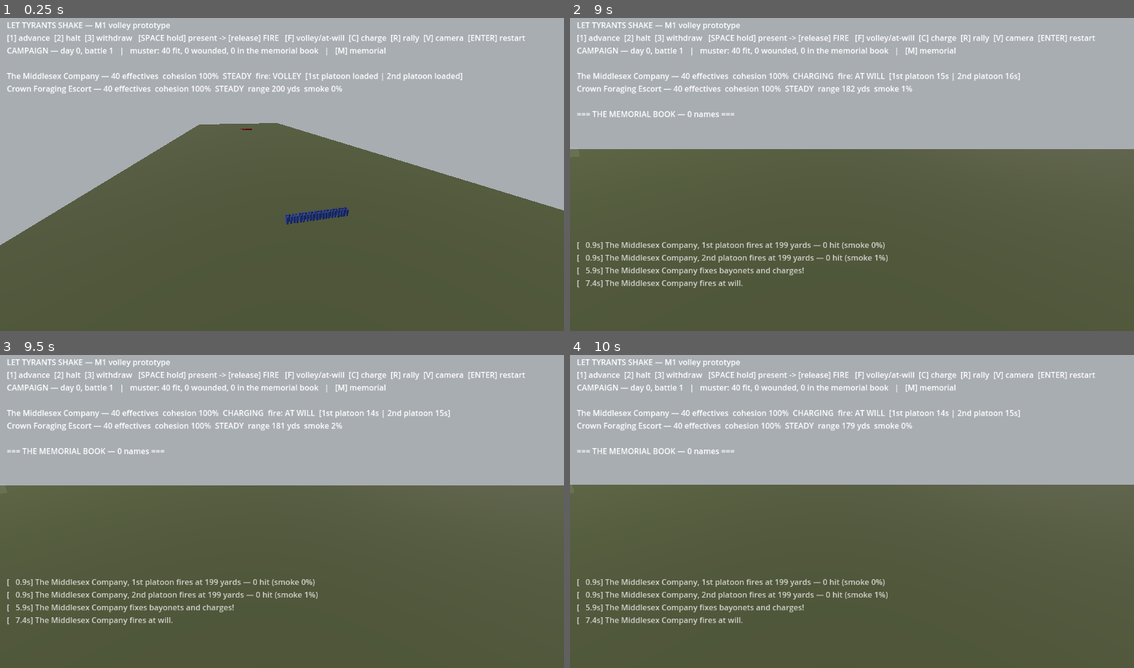
Above: before the commit, frames 1-4 (two rows, left to right).
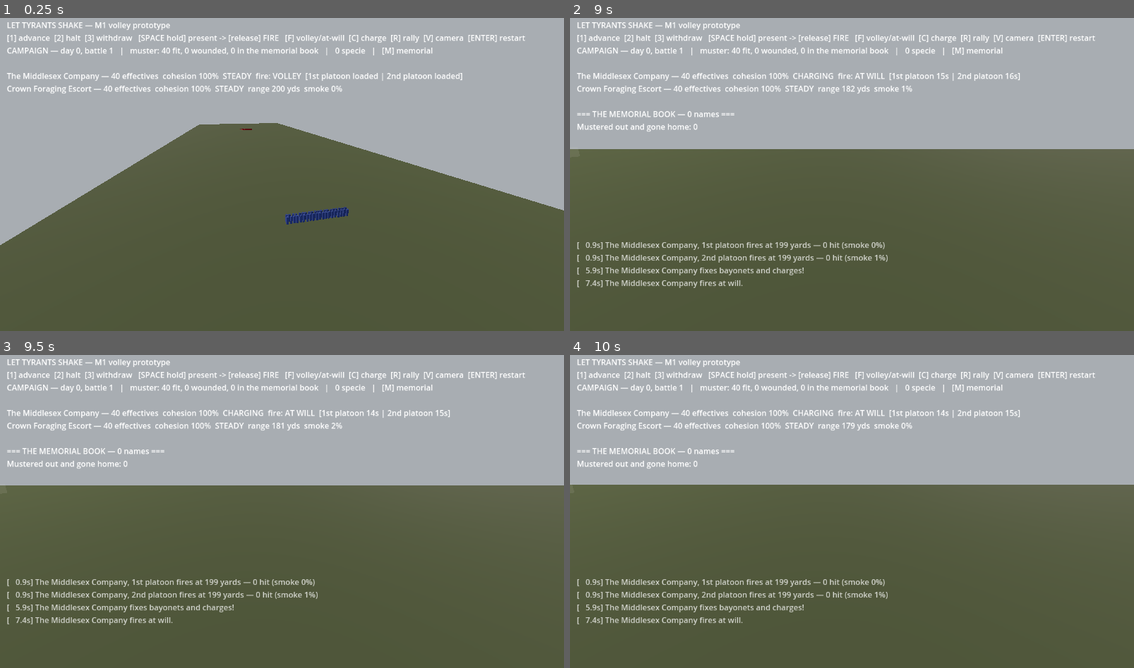
Above: after the commit, the same moments.

Repository: brassica-research/AmGameDev
Game: Godot game, scene res://scenes/main.tscn
Same seed, same stepped clock (60 frames per second), same inputs: the game is played once before the commit and once after it.
Inputs:
- Up to frame 1 (0.25 s): no input
- Up to frame 2 (9 s): tap Enter at 0.5, 0.8, 1.35, 2.3, 2.85, 3.8, 5, 5.3, 6.8, 8.3 s; tap B at 0.6, 1.55, 2.1, 3.05, 4.55, 6.05, 7.55 s; tap Space at 0.77, 1.52, 2.75, 3.02, 3.77, 4.52, 6.02, 6.77, 7.52 s; tap 1 at 3.6 s; tap 2 at 4.35 s; tap 3 at 5.1 s; tap C at 5.85 s; tap R at 6.6 s; tap F at 7.35 s; tap V at 8.1 s; tap M at 8.85 s
- Up to frame 3 (9.5 s): tap Space at 9.02 s; tap B at 9.05 s
- Up to frame 4 (10 s): tap B at 9.6 s; tap Space at 9.77 s; tap Enter at 9.8 s

The runs differ from the first frame. In frame 1, 0.2% of the frame differs, in the area x 59-77%, y 9-12%; in frame 2, 0.4%, in the area x 1-77%, y 9-37%; in frame 3, 0.4%; in frame 4, 0.4%.

Commit message:
Enlistment expiry: terms, the fortnight warning, and the march-or-bounty choice
The December 1776 crisis as a system (docs/02), scaled to the campaign loop:

- Every soldier signs for 60-120 days (term_ends_day on the record);
  re-enlistment writes a fresh 90-day term
- At camp, expiring men decide by the fire: stay_chance is a pure,
  testable curve - base 35%, veterancy and battles raise it, a bounty
  raises it further, capped at 90% (no man is a certainty)
- The pay chest: battles earn specie (25 victory / 5 defeat); at the
  after-action screen ENTER marches without bounties while B offers
  re-enlistment bounties at 8 specie per man who takes one and stays -
  films always open the chest so the mechanic is on camera
- The departed enter a mustered-out ledger (honorable - going home is
  not dying); wounded men whose terms lapse are sent home to heal
- HUD: specie in the campaign header, a warning when terms expire
  within a fortnight, camp banner reports re-enlistments/departures,
  memorial view shows the mustered-out count
- Tests: decision-curve monotonicity, full-company expiry with and
  without the chest, bounty accounting, ledger separation from the
  memorial, term renewal; round-trip test now covers mustered_out
  canonicalization; campaign conservation includes the ledger
- README: hardware prerequisites table (Vulkan-era GPU or the GL
  compatibility fallback, 4 GB RAM, any 64-bit OS of the last decade),
  B-key control, and the enlistment-expiry campaign rules

Co-Authored-By: Claude Fable 5 <noreply@anthropic.com>
Claude-Session: https://claude.ai/code/session_011s6bQt1Uq6U6CpxEsZ7XW3

Diff:
--- a/game/src/campaign/roster.gd
+++ b/game/src/campaign/roster.gd
@@ -31,6 +31,17 @@
 
 const TRAIT_CHANCE := 0.22
 const DIE_OF_WOUNDS_CHANCE := 0.12
+
+## Enlistment terms (docs/02 "Enlistments expire" — the December 1776
+## crisis as a system). Men sign for 60–120 days; at camp, expiring men
+## decide by the fire. Veterancy breeds attachment; hard money talks.
+const TERM_MIN_DAYS := 60
+const TERM_MAX_DAYS := 120
+const REENLIST_TERM_DAYS := 90
+const BASE_STAY_CHANCE := 0.35
+const STAY_PER_DRILL := 0.10
+const STAY_PER_BATTLE := 0.05   # up to four battles' worth
+const BOUNTY_STAY_BONUS := 0.30
 ## Battles survived -> earned drill (docs/02: Green -> Drilled ->
 ## Veteran -> Old Guard track, mapped onto Formation.Drill).
 const VETERANCY_TIERS := [
@@ -44,6 +55,7 @@
 var founded_seed := 0
 var soldiers: Array[SimSoldier] = []
 var memorial: Array[Dictionary] = []   # the book of the dead — never shrinks
+var mustered_out: Array[Dictionary] = []  # honorably home: terms served out
 var _next_id := 0
 
 
@@ -67,6 +79,7 @@
 	s.home_town = TOWNS[rng.randi() % TOWNS.size()]
 	s.age = 16 + int(pow(rng.randf(), 1.5) * 29.0)  # young army, some greybeards
 	s.enlisted = "campaign day %d" % day
+	s.term_ends_day = day + rng.randi_range(TERM_MIN_DAYS, TERM_MAX_DAYS)
 	if rng.randf() < TRAIT_CHANCE:
 		s.traits.append(TRAITS[rng.randi() % TRAITS.size()])
 	return s
@@ -161,6 +174,52 @@
 	return recruit(need, rng)
 
 
+## The decision curve, pure and diceless: how likely a man whose term
+## is up chooses the colors over home. Testable without RNG.
+static func stay_chance(s: SimSoldier, bounty_offered: bool) -> float:
+	var c := BASE_STAY_CHANCE \
+		+ STAY_PER_DRILL * float(s.drill_level) \
+		+ STAY_PER_BATTLE * float(mini(s.battles, 4))
+	if bounty_offered:
+		c += BOUNTY_STAY_BONUS
+	return clampf(c, 0.05, 0.9)
+
+
+func expiring_by(day_limit: int) -> Array[SimSoldier]:
+	var out: Array[SimSoldier] = []
+	for s in soldiers:
+		if s.term_ends_day >= 0 and s.term_ends_day <= day_limit:
+			out.append(s)
+	return out
+
+
+## Terms come due at camp. Each expiring man decides by the fire; a
+## re-enlistment bounty is offered while `bounty_slots` (what the pay
+## chest can cover) last, and is only PAID for men who take it and
+## stay. Those who go walk into the mustered-out ledger — honorably.
+func process_expirations(rng: RandomNumberGenerator, bounty_slots: int) -> Dictionary:
+	var stayed: Array[String] = []
+	var departed: Array[String] = []
+	var bounties_paid := 0
+	for s in expiring_by(day):
+		var offer := bounty_slots > 0
+		if rng.randf() < stay_chance(s, offer):
+			s.term_ends_day = day + REENLIST_TERM_DAYS
+			stayed.append(s.display_name())
+			if offer:
+				bounty_slots -= 1
+				bounties_paid += 1
+		else:
+			var d := s.to_dict()
+			d["fate"] = ("sent home to heal — term expired, campaign day %d" % day) \
+				if s.status == SimSoldier.Status.WOUNDED \
+				else ("term expired — went home, campaign day %d" % day)
+			mustered_out.append(d)
+			soldiers.erase(s)
+			departed.append(s.display_name())
+	return {"stayed": stayed, "departed": departed, "bounties_paid": bounties_paid}
+
+
 ## Fresh men from the recruiting party: green, unknown, and about to
 ## stand next to veterans who remember everyone they've replaced.
 func recruit(count: int, rng: RandomNumberGenerator) -> Array[String]:
@@ -198,6 +257,7 @@
 		"next_id": _next_id,
 		"soldiers": soldier_dicts,
 		"memorial": memorial,
+		"mustered_out": mustered_out,
 	}
 
 
@@ -216,4 +276,8 @@
 		var nd: Dictionary = SimSoldier.from_dict(entry).to_dict()
 		nd["fate"] = entry.get("fate", "")
 		r.memorial.append(nd)
+	for entry in d.get("mustered_out", []):
+		var nd: Dictionary = SimSoldier.from_dict(entry).to_dict()
+		nd["fate"] = entry.get("fate", "")
+		r.mustered_out.append(nd)
 	return r
--- a/game/src/combat/soldier.gd
+++ b/game/src/combat/soldier.gd
@@ -11,8 +11,9 @@
 var surname: String
 var home_town: String = ""
 var age: int = 20
-var enlisted: String = ""       # ISO date; enlistments EXPIRE (docs/02)
+var enlisted: String = ""       # flavor record of when he signed
 var enlistment_ends: String = ""
+var term_ends_day: int = -1     # campaign day his term expires (docs/02: enlistments EXPIRE); -1 = no term on record
 var drill_level: int = 0        # Formation.Drill
 var status: int = Status.FIT
 var battles: int = 0
@@ -28,7 +29,8 @@
 	return {
 		"id": id, "given_name": given_name, "surname": surname,
 		"home_town": home_town, "age": age, "enlisted": enlisted,
-		"enlistment_ends": enlistment_ends, "drill_level": drill_level,
+		"enlistment_ends": enlistment_ends, "term_ends_day": term_ends_day,
+		"drill_level": drill_level,
 		"status": status, "battles": battles,
 		"recovery_days": recovery_days, "traits": traits,
 	}
@@ -43,6 +45,7 @@
 	s.age = int(d.get("age", 20))
 	s.enlisted = d.get("enlisted", "")
 	s.enlistment_ends = d.get("enlistment_ends", "")
+	s.term_ends_day = int(d.get("term_ends_day", -1))
 	s.drill_level = int(d.get("drill_level", 0))
 	s.status = int(d.get("status", Status.FIT))
 	s.battles = int(d.get("battles", 0))
--- a/game/src/core/game_state.gd
+++ b/game/src/core/game_state.gd
@@ -10,6 +10,10 @@
 const BACKUP_PATH := "user://muster_roll.backup.json"
 const COMPANY_STRENGTH := 40
 const ROLL_CAP := 60  # the books carry at most half again the line
+const CAMP_DAYS := 14
+const BOUNTY_COST := 8    # specie per man who takes the bounty and stays
+const VICTORY_PAY := 25   # the paymaster is generous when the field is yours
+const DEFEAT_PAY := 5     # and nearly empty-handed when it isn't
 
 var roster: Roster = null
 var battles_fought := 0
@@ -22,6 +26,7 @@
 ## Transient camp news for the HUD (not persisted).
 var last_recruits: Array[String] = []
 var last_camp_days := 0
+var last_expiry_report: Dictionary = {}
 
 ## Economy (docs/02): hard money vs depreciating Continental paper.
 ## Wired into the hub loop in a later milestone; persisted now.
@@ -60,14 +65,22 @@
 	battles_fought += 1
 	report["battle"] = battles_fought
 	report["victory"] = sim.winner_side == 0
+	specie += VICTORY_PAY if bool(report["victory"]) else DEFEAT_PAY
+	report["specie"] = specie
+	report["expiring"] = roster.expiring_by(roster.day + CAMP_DAYS).size()
 	save()
 	return report
 
 
 ## Camp between engagements: wounds close or kill, recruits fill the
 ## ranks back toward strength — green men beside the veterans.
-func rest_and_refit(days: int) -> Array[String]:
+## Camp: wounds resolve, terms come due (with or without the bounty),
+## and recruiting parties refill toward fighting strength.
+func rest_and_refit(days: int, offer_bounty := false) -> Array[String]:
 	roster.advance_days(days, campaign_rng)
+	var slots := floori(float(specie) / float(BOUNTY_COST)) if offer_bounty else 0
+	last_expiry_report = roster.process_expirations(campaign_rng, slots)
+	specie -= int(last_expiry_report["bounties_paid"]) * BOUNTY_COST
 	var recruits := roster.refit(COMPANY_STRENGTH, ROLL_CAP, campaign_rng)
 	last_recruits = recruits
 	last_camp_days = days
--- a/game/src/presentation/battle_scene.gd
+++ b/game/src/presentation/battle_scene.gd
@@ -149,7 +149,8 @@
 			if _battles_limit > 0 and GameState.battles_fought >= _battles_limit:
 				get_tree().quit()
 			else:
-				GameState.rest_and_refit(14)
+				# Films always open the chest — the mechanic on camera.
+				GameState.rest_and_refit(GameState.CAMP_DAYS, true)
 				get_tree().reload_current_scene()
 	_update_hud()
 	if _quit_after > 0.0:
@@ -204,12 +205,17 @@
 			KEY_M:
 				if _campaign:
 					_show_memorial = not _show_memorial
+			KEY_B:
+				# Open the pay chest: camp with re-enlistment bounties.
+				if _campaign and not _report.is_empty():
+					GameState.rest_and_refit(GameState.CAMP_DAYS, true)
+					get_tree().reload_current_scene()
 			KEY_ENTER:
 				if _campaign:
 					# No mid-battle restarts in the campaign: the roll is
 					# the roll. March again only once the bill is paid.
 					if not _report.is_empty():
-						GameState.rest_and_refit(14)
+						GameState.rest_and_refit(GameState.CAMP_DAYS)
 						get_tree().reload_current_scene()
 				else:
 					get_tree().reload_current_scene()
@@ -570,14 +576,26 @@
 		var alarm := "THE ALARM IS RAISED" if sim.alarm_raised else "silence — the columns are undiscovered"
 		lines.append("BAYONETS ONLY — night storm, Stony Point pattern   |   %s" % alarm)
 	if _campaign and GameState.roster != null:
-		lines.append("CAMPAIGN — day %d, battle %d   |   muster: %d fit, %d wounded, %d in the memorial book   |   [M] memorial" % [
+		var expiring := GameState.roster.expiring_by(GameState.roster.day + GameState.CAMP_DAYS).size()
+		var expiry_note := "   |   %d terms expire within a fortnight" % expiring if expiring > 0 else ""
+		lines.append("CAMPAIGN — day %d, battle %d   |   muster: %d fit, %d wounded, %d in the memorial book   |   %d specie%s   |   [M] memorial" % [
 			GameState.roster.day, GameState.battles_fought + (1 if _report.is_empty() else 0),
 			GameState.roster.fit_count(), GameState.roster.wounded_count(),
-			GameState.roster.memorial.size()])
-		if _elapsed < 8.0 and not GameState.last_recruits.is_empty():
-			lines.append("IN CAMP %d DAYS — %d recruits joined the company: %s" % [
-				GameState.last_camp_days, GameState.last_recruits.size(),
-				", ".join(GameState.last_recruits)])
+			GameState.roster.memorial.size(), GameState.specie, expiry_note])
+		if _elapsed < 8.0:
+			var bits: Array[String] = []
+			if not GameState.last_expiry_report.is_empty():
+				var er: Dictionary = GameState.last_expiry_report
+				var n_stayed: int = (er["stayed"] as Array).size()
+				var n_gone: int = (er["departed"] as Array).size()
+				if n_stayed + n_gone > 0:
+					bits.append("terms up: %d re-enlisted (%d bounties paid), %d went home" % [
+						n_stayed, int(er["bounties_paid"]), n_gone])
+			if not GameState.last_recruits.is_empty():
+				bits.append("%d recruits joined: %s" % [
+					GameState.last_recruits.size(), ", ".join(GameState.last_recruits)])
+			if not bits.is_empty():
+				lines.append("IN CAMP %d DAYS — %s" % [GameState.last_camp_days, "  |  ".join(bits)])
 	lines.append("")
 	if pc != null:
 		var hold_txt := "  hold %.1fs (bonus %.0f%%)" % [pc.present_hold, pc.hold_bonus() * 100.0] \
@@ -619,9 +637,13 @@
 		var wounded: Array = _report["wounded"]
 		if not wounded.is_empty():
 			lines.append("Wounded (%d): %s" % [wounded.size(), ", ".join(wounded)])
-		lines.append("Company drill: %s   |   %d fit for duty" % [
-			Formation.DRILL_NAMES[int(_report["drill"])], int(_report["fit"])])
-		lines.append("[ENTER] Fourteen days in camp — the wounded mend or don't, recruits fill the ranks — then march again.")
+		lines.append("Company drill: %s   |   %d fit for duty   |   pay chest: %d specie" % [
+			Formation.DRILL_NAMES[int(_report["drill"])], int(_report["fit"]),
+			int(_report.get("specie", 0))])
+		var expiring_n := int(_report.get("expiring", 0))
+		if expiring_n > 0:
+			lines.append("%d ENLISTMENTS EXPIRE during the coming camp." % expiring_n)
+		lines.append("[ENTER] march again — no bounty offered   |   [B] offer re-enlistment bounties (%d specie a man who stays)" % GameState.BOUNTY_COST)
 	if _show_memorial and _campaign and GameState.roster != null:
 		lines.append("")
 		lines.append("=== THE MEMORIAL BOOK — %d names ===" % GameState.roster.memorial.size())
@@ -631,6 +653,7 @@
 			lines.append("    %s %s of %s — %s" % [
 				entry.get("given_name", "?"), entry.get("surname", "?"),
 				entry.get("home_town", "?"), entry.get("fate", "?")])
+		lines.append("Mustered out and gone home: %d" % GameState.roster.mustered_out.size())
 	_hud.text = "\n".join(lines)
 	var tail := sim.battle_log.slice(maxi(0, sim.battle_log.size() - 8))
 	_log_label.text = "\n".join(tail)
--- a/game/tests/run_tests.gd
+++ b/game/tests/run_tests.gd
@@ -26,6 +26,7 @@
 	_test_roster_persistence_roundtrip()
 	_test_refit_to_fighting_strength()
 	_test_field_strength_cap()
+	_test_enlistment_expiry()
 	_test_campaign_three_battles()
 	print("")
 	print("%d checks, %d failures" % [checks, failures])
@@ -290,6 +291,10 @@
 	brigade.take_casualties(8, rng)
 	roster.apply_after_action(brigade.soldiers, rng)
 	roster.advance_days(30, rng)
+	for s in roster.soldiers:
+		s.term_ends_day = roster.day  # everyone's term is up
+	roster.process_expirations(rng, 3)
+	check(roster.mustered_out.size() > 0, "round-trip case includes mustered-out men")
 	var a := JSON.stringify(roster.to_dict())
 	var b := JSON.stringify(Roster.from_dict(JSON.parse_string(a)).to_dict())
 	check(a == b, "save -> load -> save is byte-identical")
@@ -336,6 +341,51 @@
 	check(ordered, "battle order is neutral — veterans don't head the casualty queue")
 
 
+func _test_enlistment_expiry() -> void:
+	print("\n-- Enlistments expire: the December 1776 mechanic")
+	# The decision curve, diceless and monotonic.
+	var green := SimSoldier.new()
+	var vet := SimSoldier.new()
+	vet.drill_level = Formation.Drill.VETERAN
+	vet.battles = 6
+	check(Roster.stay_chance(vet, false) > Roster.stay_chance(green, false),
+		"veterans are likelier to stand by the colors")
+	check(Roster.stay_chance(green, true) > Roster.stay_chance(green, false),
+		"hard money talks")
+	check(Roster.stay_chance(vet, true) <= 0.9, "no man is a certainty")
+	# Integration: a whole company's terms come due at once, no chest.
+	var roster := Roster.muster_new("Short-Term Levies", 40, 1776)
+	for s in roster.soldiers:
+		s.term_ends_day = 0
+	var rng := RandomNumberGenerator.new()
+	rng.seed = 1776
+	var report := roster.process_expirations(rng, 0)
+	var n_stayed: int = (report["stayed"] as Array).size()
+	var n_departed: int = (report["departed"] as Array).size()
+	check(n_stayed + n_departed == 40, "every expiring man decides")
+	check(n_departed > 0 and n_stayed > 0, "some go home, some stand")
+	check(int(report["bounties_paid"]) == 0, "no chest, no bounties")
+	check(roster.mustered_out.size() == n_departed, "the departed enter the mustered-out ledger, not the memorial")
+	check(roster.memorial.is_empty(), "going home is not dying")
+	check(roster.soldiers.size() == n_stayed, "the roll holds only those who signed again")
+	var renewed := true
+	for s in roster.soldiers:
+		if s.term_ends_day != roster.day + Roster.REENLIST_TERM_DAYS:
+			renewed = false
+	check(renewed, "re-enlistment writes a fresh ninety-day term")
+	# The chest changes the arithmetic (same dice, more men persuaded).
+	var roster2 := Roster.muster_new("Short-Term Levies", 40, 1776)
+	for s in roster2.soldiers:
+		s.term_ends_day = 0
+	var rng2 := RandomNumberGenerator.new()
+	rng2.seed = 1776
+	var report2 := roster2.process_expirations(rng2, 99)
+	check((report2["stayed"] as Array).size() > n_stayed,
+		"the bounty keeps more men than the speech alone")
+	check(int(report2["bounties_paid"]) == (report2["stayed"] as Array).size(),
+		"bounties are paid only to men who took one and stayed")
+
+
 ## The whole loop the film shows, run headless: three engagements with
 ## ONE persistent roster — casualties accumulate, camp heals or buries,
 ## recruits refill, and every man is accounted for at the end.
@@ -356,8 +406,8 @@
 			sim.get_company("continentals").brigade.soldiers, rng)
 		roster.advance_days(14, rng)
 		recruits_total += roster.refit(40, 60, rng).size()
-	check(roster.soldiers.size() + roster.memorial.size() == 40 + recruits_total,
-		"every man who ever mustered is on the roll or in the book — none lost to bookkeeping")
+	check(roster.soldiers.size() + roster.memorial.size() + roster.mustered_out.size() == 40 + recruits_total,
+		"every man who ever mustered is on the roll, in the book, or home — none lost to bookkeeping")
 	check(roster.memorial.size() > 0, "three battles against regulars leave names in the book")
 	check(roster.day == 42, "six weeks of campaign have passed")
 	var veterans := 0
Not shown, changed: README.md
Not shown, changed: docs/09-roadmap.md
